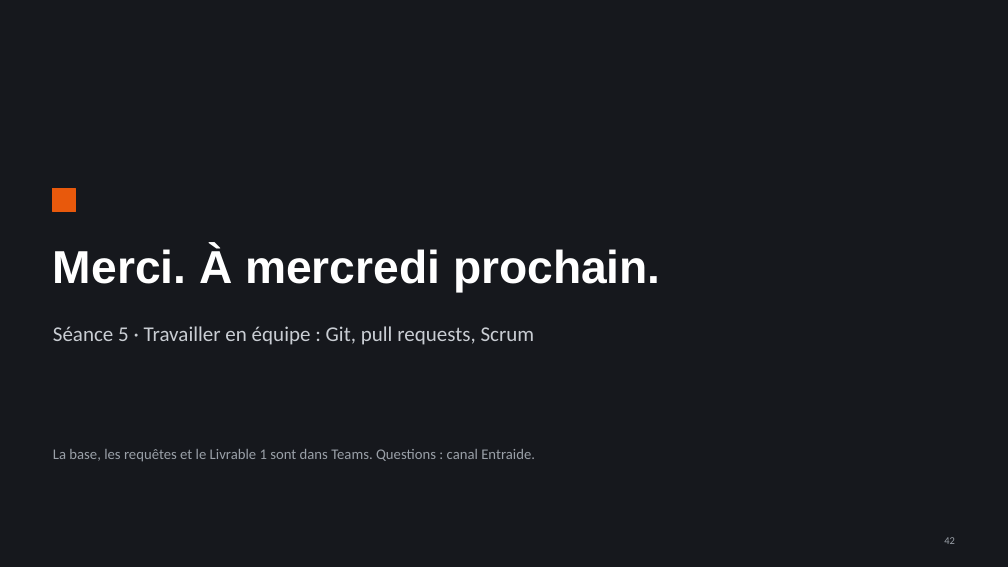
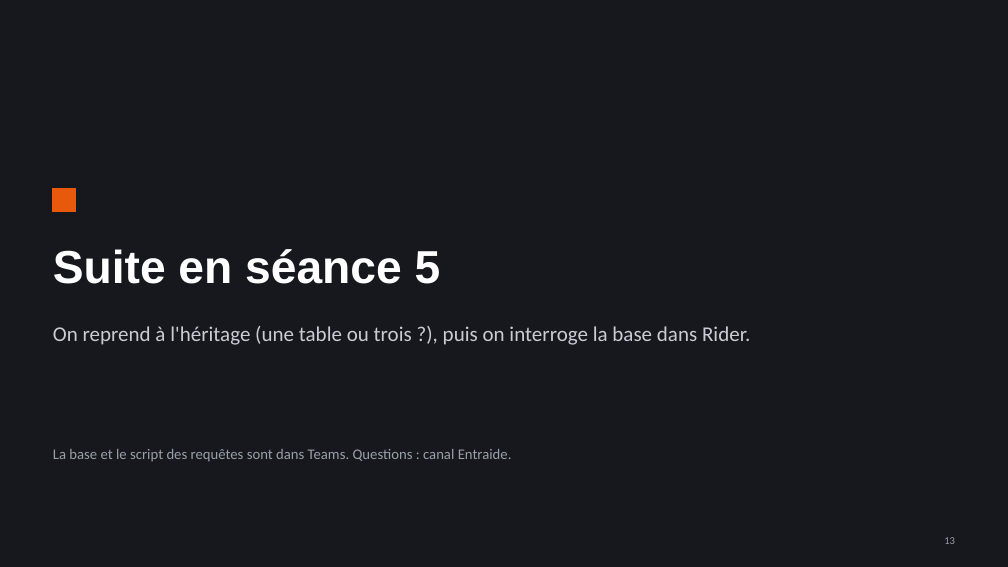
Before and after one commit to lle-condorcet/condorcet-2027, a slide deck: slide 13 of slides/LLE_CA_S04_Les_donnees_SQL.pptx (slide 42 before the commit). Drawn at 1008x567 pixels with LibreOffice and Linux fonts; fonts in the diff are those of the drawing. Boxes give left, top, right and bottom in pixels: in the first picture for what was removed or moved away, otherwise in the second. Text is boxed around its words. In the diff, an @@ line names an element or a change of style, - is before the commit and + after.

```diff
--- a/slides/LLE_CA_S04_Les_donnees_SQL.pptx
+++ b/slides/LLE_CA_S04_Les_donnees_SQL.pptx
@@ text at (53, 249, 441, 284): text changed @@
-Merci. À mercredi prochain.
+Suite en séance 5
@@ text at (53, 326, 750, 345): text changed @@
-Séance 5 · Travailler en équipe : Git, pull requests, Scrum
+On reprend à l'héritage (une table ou trois ?), puis on interroge la base dans Rider.
@@ text at (53, 449, 512, 462): text changed @@
-La base, les requêtes et le Livrable 1 sont dans Teams. Questions : canal Entraide.
+La base et le script des requêtes sont dans Teams. Questions : canal Entraide.
@@ text at (944, 537, 955, 544): text changed @@
-42
+13
```
Also in this commit, not shown: 29 slides removed, 3 other files.
